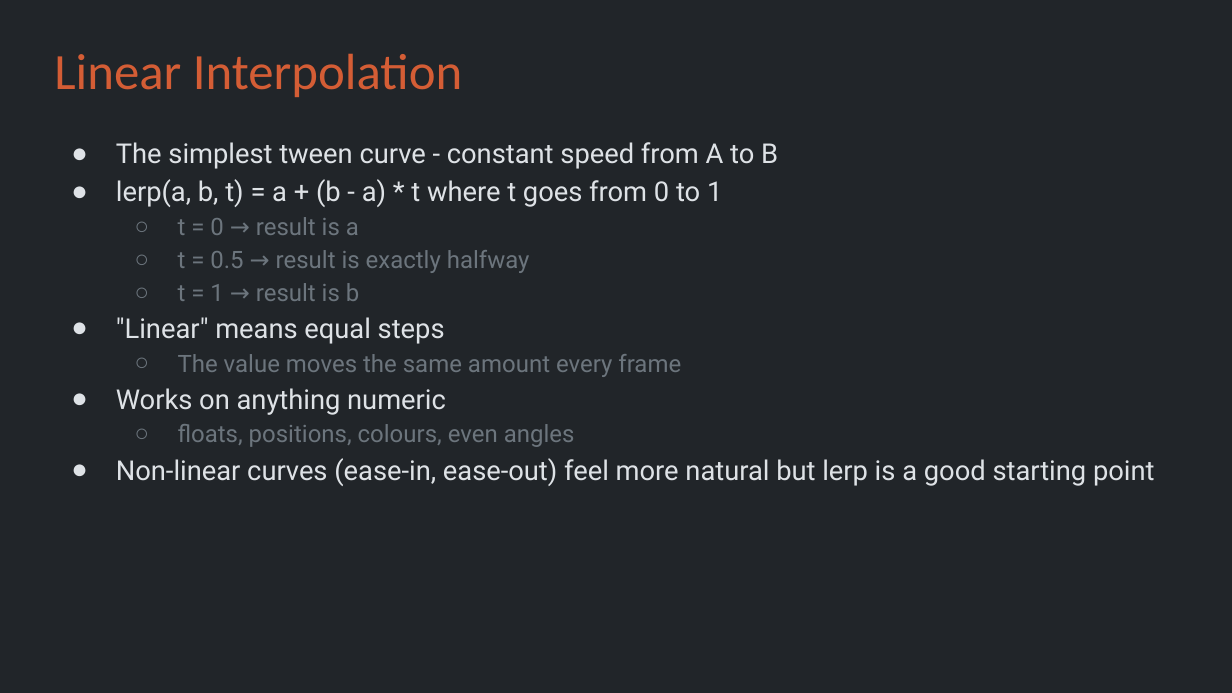
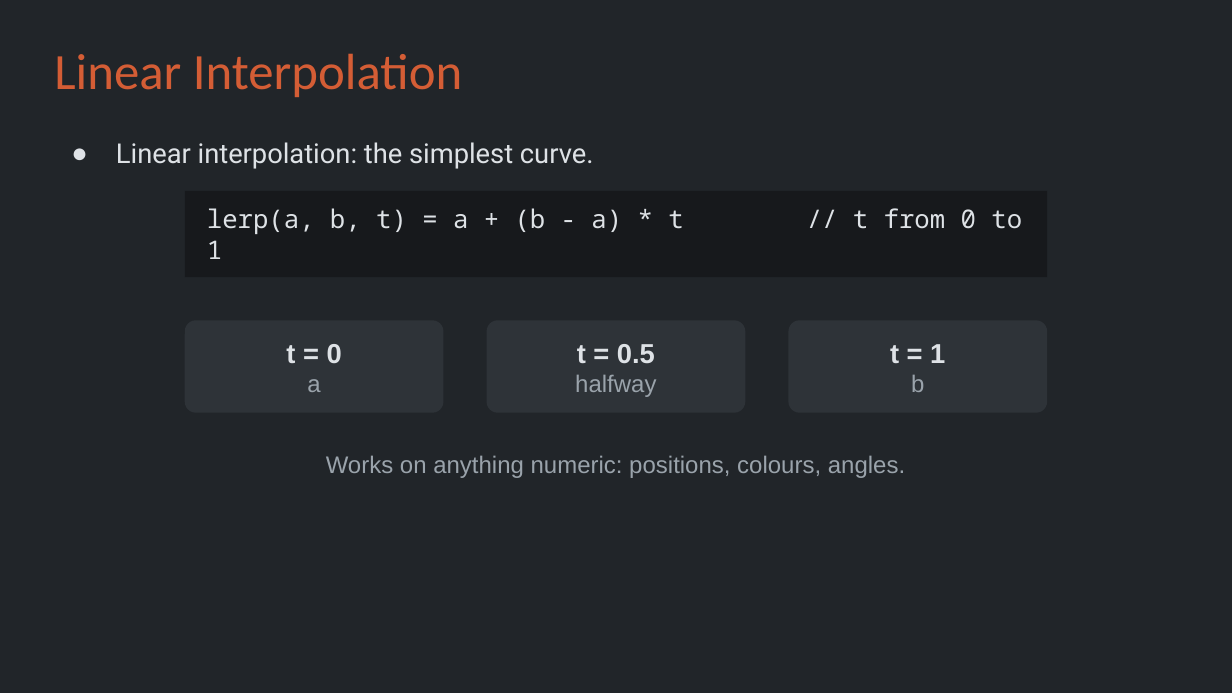
Before and after one commit to Metamate/gar, a slide deck: slide 30 of slides/08 The Legend of Zelda.pptx. Drawn at 1232x693 pixels with LibreOffice and Linux fonts; fonts in the diff are those of the drawing. Boxes give left, top, right and bottom in pixels: in the first picture for what was removed or moved away, otherwise in the second. Text is boxed around its words. In the diff, an @@ line names an element or a change of style, - is before the commit and + after.

```diff
--- a/slides/08 The Legend of Zelda.pptx
+++ b/slides/08 The Legend of Zelda.pptx
@@ text at <box>116,142,593,169</box>: text changed @@
-● The simplest tween curve - constant speed from A to B
-● lerp(a, b, t) = a + (b - a) * t where t goes from 0 to 1
-  ○ t = 0 → result is a
-  ○ t = 0.5 → result is exactly halfway
-  ○ t = 1 → result is b
-● "Linear" means equal steps
-  ○ The value moves the same amount every frame
-● Works on anything numeric
-  ○ floats, positions, colours, even angles
-● Non-linear curves (ease-in, ease-out) feel more natural but lerp is a good starting point
+● Linear interpolation: the simplest curve.
@@ rectangle added at <box>185,191,1047,277</box>, fill #17191C, 15 pt, text #DEE2E6 @@
+lerp(a, b, t) = a + (b - a) * t // t from 0 to 1
@@ rounded rectangle added at <box>185,320,444,413</box>, fill #2E3338, 16 pt, text #DEE2E6, bold @@
+t = 0
+a
@@ rounded rectangle added at <box>487,320,745,413</box>, fill #2E3338, 14 pt, text #9AA3AB @@
+t = 0.5
+halfway
@@ rounded rectangle added at <box>788,320,1047,413</box>, fill #2E3338, 16 pt, text #DEE2E6, bold @@
+t = 1
+b
@@ text added at <box>326,455,905,478</box>, 14 pt, text #9AA3AB @@
+Works on anything numeric: positions, colours, angles.
```
Also in this commit, not shown: 8 other slides changed, 2 slides added, 1 slide removed.
